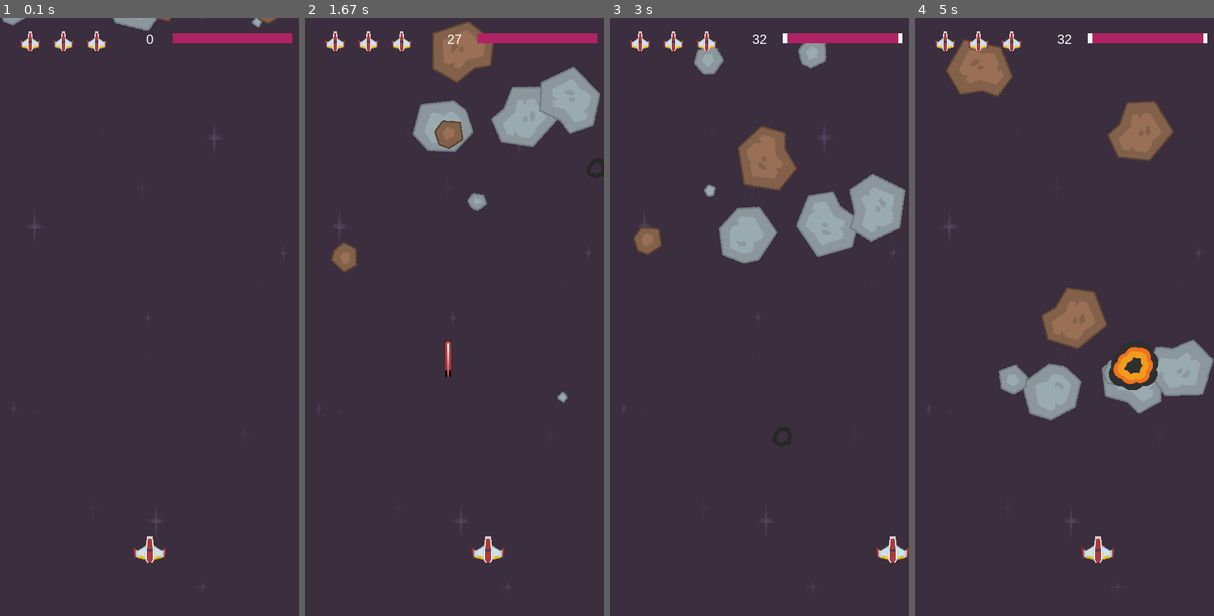
Above: before the commit, frames 1-4 (left to right).
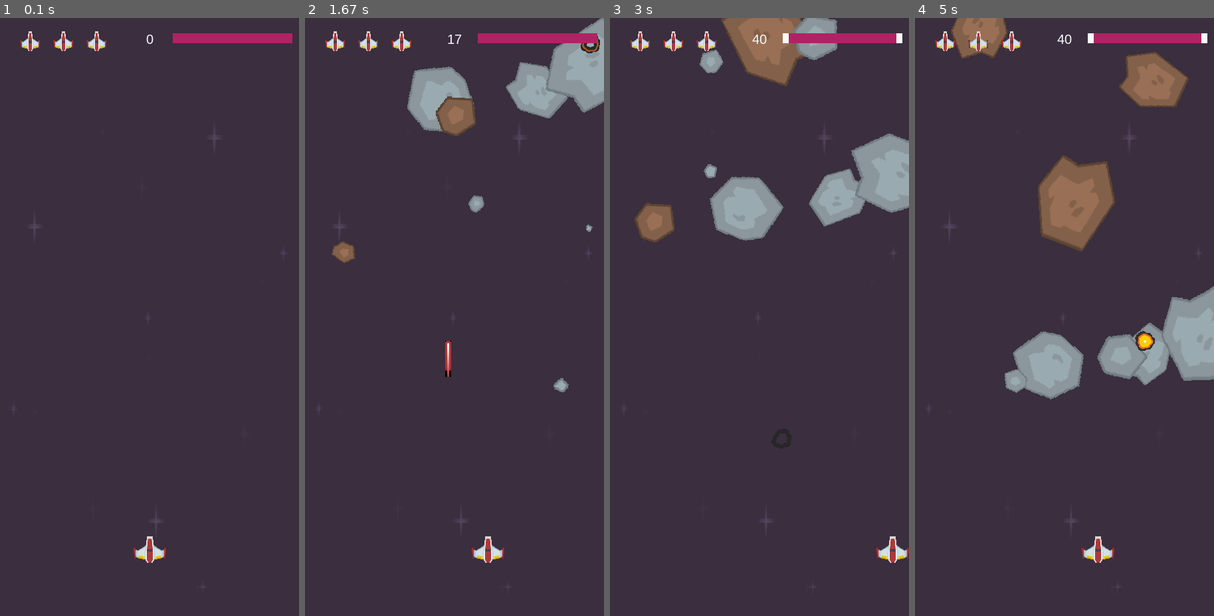
Above: after the commit, the same moments.

Repository: portfolio-AB/pygame
Game: pygame game, started from game/main.py
Same seed, same stepped clock (60 frames per second), same inputs: the game is played once before the commit and once after it.
Inputs:
- Up to frame 1 (0.1 s): no input
- Up to frame 2 (1.67 s): tap Space at 0.33, 0.73, 1.03, 1.23, 1.53 s; hold Right 0.67-1.13 s; hold Right 1.17-1.63 s
- Up to frame 3 (3 s): hold Left 1.67-2.2 s; tap Space at 1.73, 2.03, 2.3, 2.6, 2.73 s; hold Left 2.23-2.63 s; hold Right from 2.67 s (still down)
- Up to frame 4 (5 s): tap Space at 3.03, 3.4, 3.7, 3.9, 4.2, 4.4, 4.7, 4.9 s; release Right at 3.3 s; hold Left 3.33-3.8 s; hold Right 3.83-4.3 s; hold Right 4.33-4.8 s; hold Left from 4.83 s (still down)

The runs differ from the first frame. In frame 1, 0.4% of the frame differs, in the area x 0-94%, y 0-3%; in frame 2, 7.3%; in frame 3, 11%; in frame 4, 16%, in the area x 10-100%, y 0-68%.

Commit message:
asteroid size variance

Diff:
--- a/game/mob.py
+++ b/game/mob.py
@@ -33,19 +33,20 @@
     def __init__(self):
         pygame.sprite.Sprite.__init__(self)
         self.random_size = random.choice(asteroids)
-        rand_fact = randrange(75, 175) // 100
+        self.rand_fact = randrange(7, 17) / 10
         self.img_orig = random.choice(self.random_size[0])
         self.img_orig.set_colorkey(BLACK)
-        self.image = pygame.Surface((20, 20))
         width = self.img_orig.get_rect().width
         height = self.img_orig.get_rect().height
-        self.image = pygame.transform.scale(self.img_orig, (height * rand_fact, width * rand_fact))
+        self.base_image = pygame.transform.scale(self.img_orig, (height * self.rand_fact, width * self.rand_fact))
+        self.image = self.base_image
+        self.image = pygame.Surface((20, 20))
         self.rect = self.image.get_rect()
         self.radius = int((randrange(9, 11) / 10) * self.rect.width / 2)
         self.image.set_colorkey(BLACK)
         self.rect = self.image.get_rect()
         self.rect.x = randrange(WIDTH - self.rect.width)
-        self.rect.y = randrange(-100, -30)
+        self.rect.y = randrange(-100,-50)
         if self.random_size[0] == meteor_images_l:
             self.speed_y = randrange(1, 3)
             self.speed_x = randrange(-1, 1)
@@ -77,7 +78,7 @@
         if now - self.last_update > 40:
             self.last_update = now
             self.rot = (self.rot + self.rot_speed) % 360
-            new_image = pygame.transform.rotate(self.img_orig, self.rot)
+            new_image = pygame.transform.rotate(self.base_image, self.rot)
             old_centre = self.rect.center
             self.image = new_image
             self.rect = self.image.get_rect()
